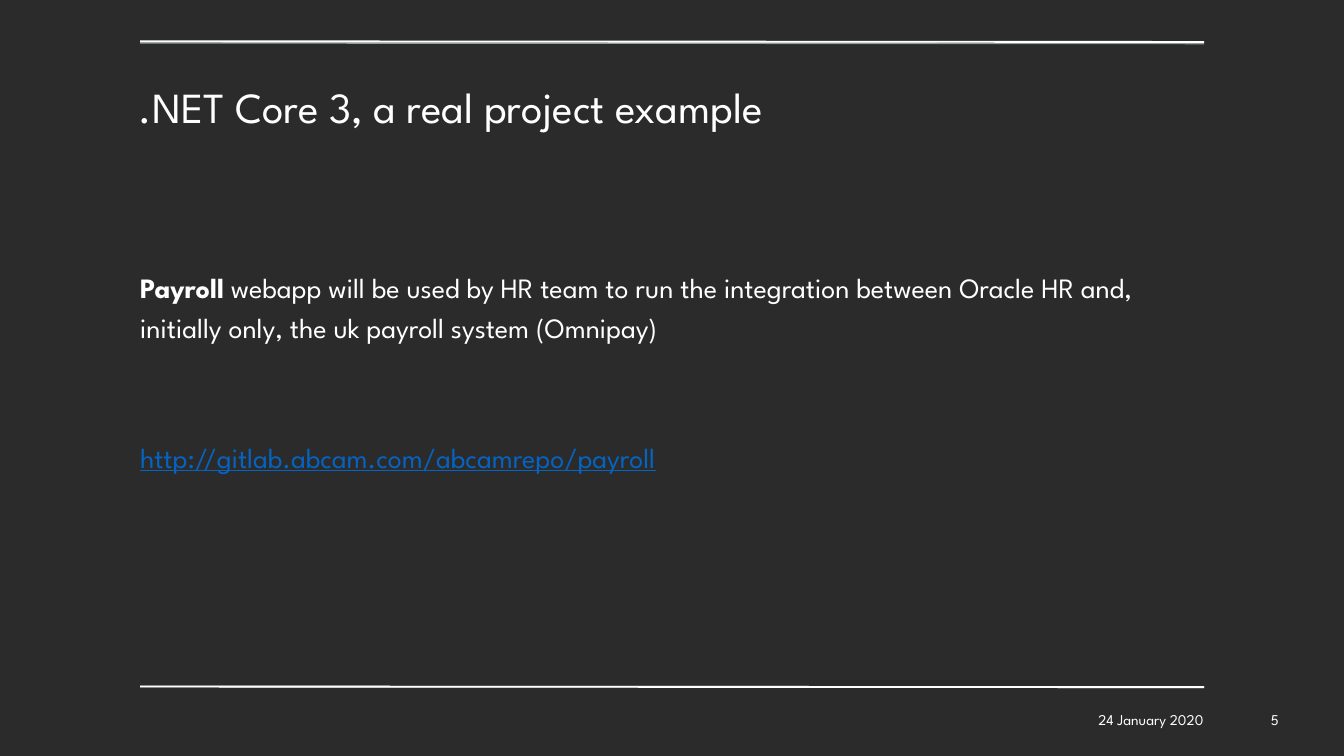
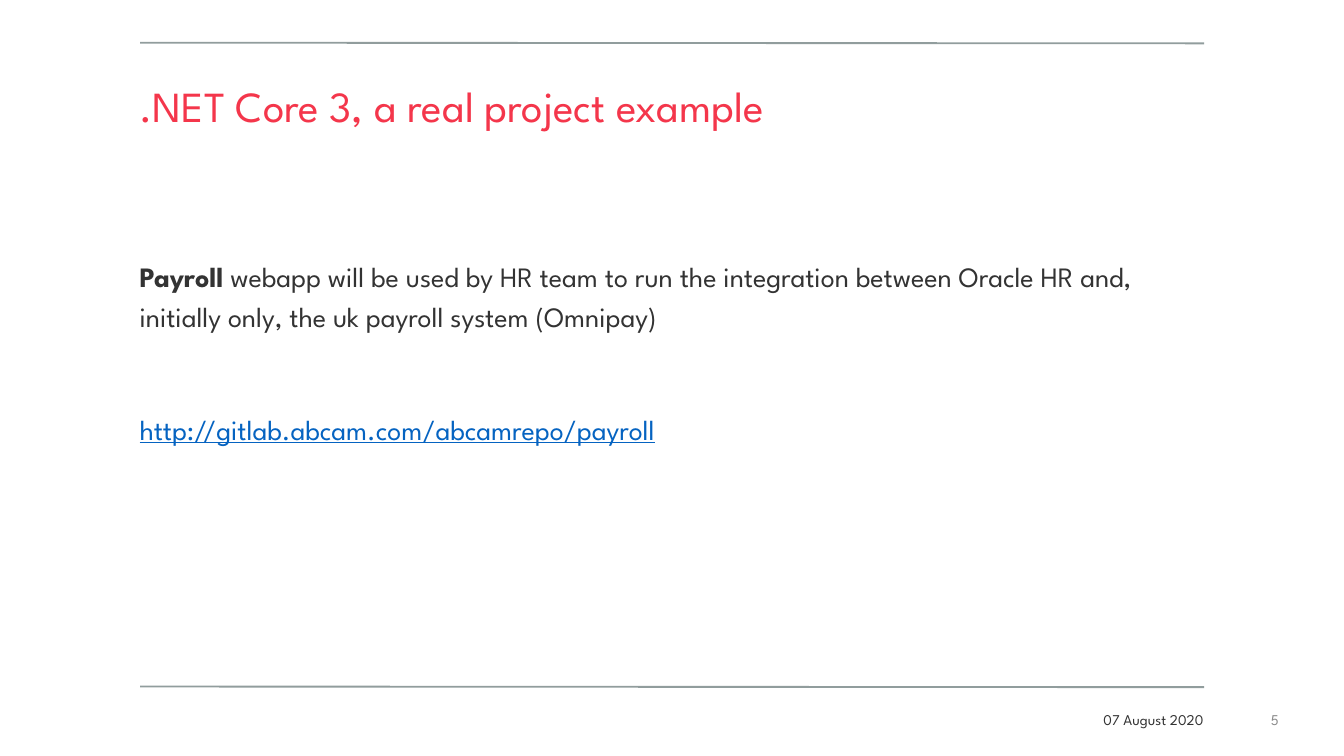
Before and after one commit to overbit/presentations, a slide deck: slide 5 of dotNET Core 3 in a nutshell.pptx. Drawn at 1344x756 pixels with LibreOffice and Linux fonts; fonts in the diff are those of the drawing; background and template pictures are left out; a plain dark background stands for a picture behind light text. Boxes give left, top, right and bottom in pixels: in the first picture for what was removed or moved away, otherwise in the second. Text is boxed around its words. In the diff, an @@ line names an element or a change of style, - is before the commit and + after.

```diff
--- a/dotNET Core 3 in a nutshell.pptx
+++ b/dotNET Core 3 in a nutshell.pptx
@@ background picture (left out) to #FFFFFF @@
@@ line removed from (140, 42) to (1204, 42) @@
@@ title ".NET Core 3, a real ..." at [140,92,764,132]: text colour #FFFFFF to #F4364B @@
@@ text "Payroll webapp will be used ..." at [140,267,1131,446]: text colour #FFFFFF to #333333 in "Payroll webapp will be used by HR ..."; less space between paragraphs @@
@@ line removed from (140, 687) to (1204, 687) @@
@@ text at [1103,715,1204,729]: text changed; text colour #FFFFFF to #333333 @@
-24 January 2020
+07 August 2020
@@ page number at [1271,715,1279,725]: text colour #FFFFFF to #8C8C8C @@
```
Also in this commit, not shown: 6 other slides changed, 2 other files.
